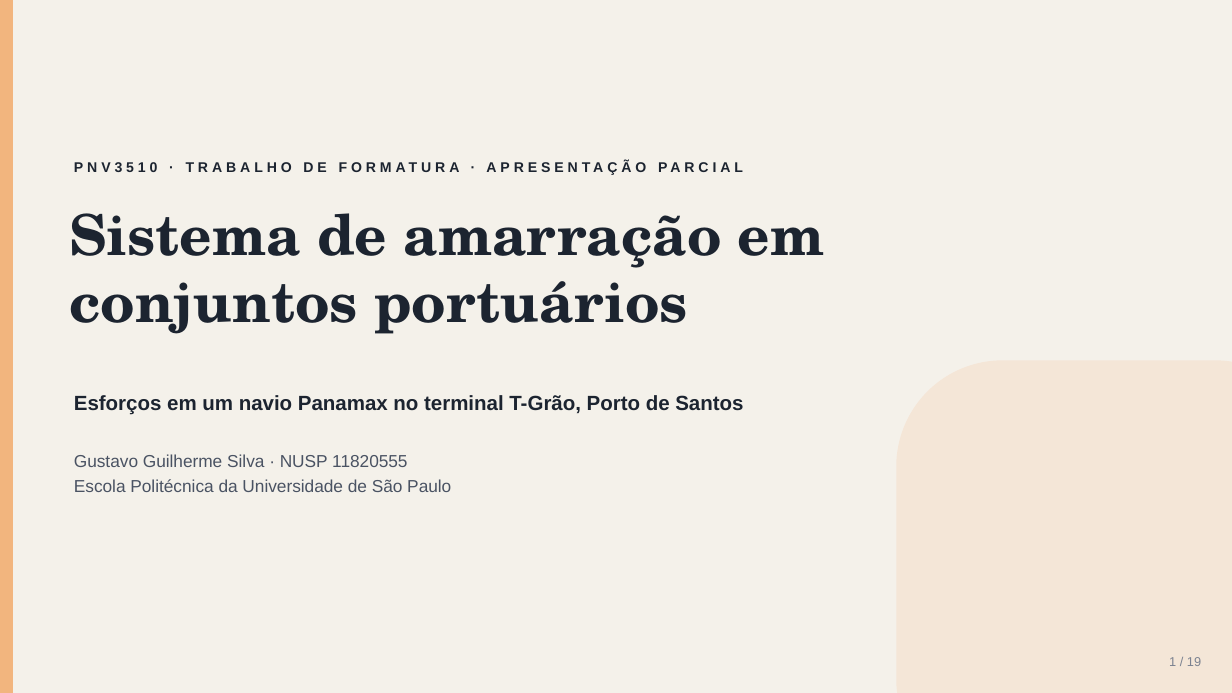
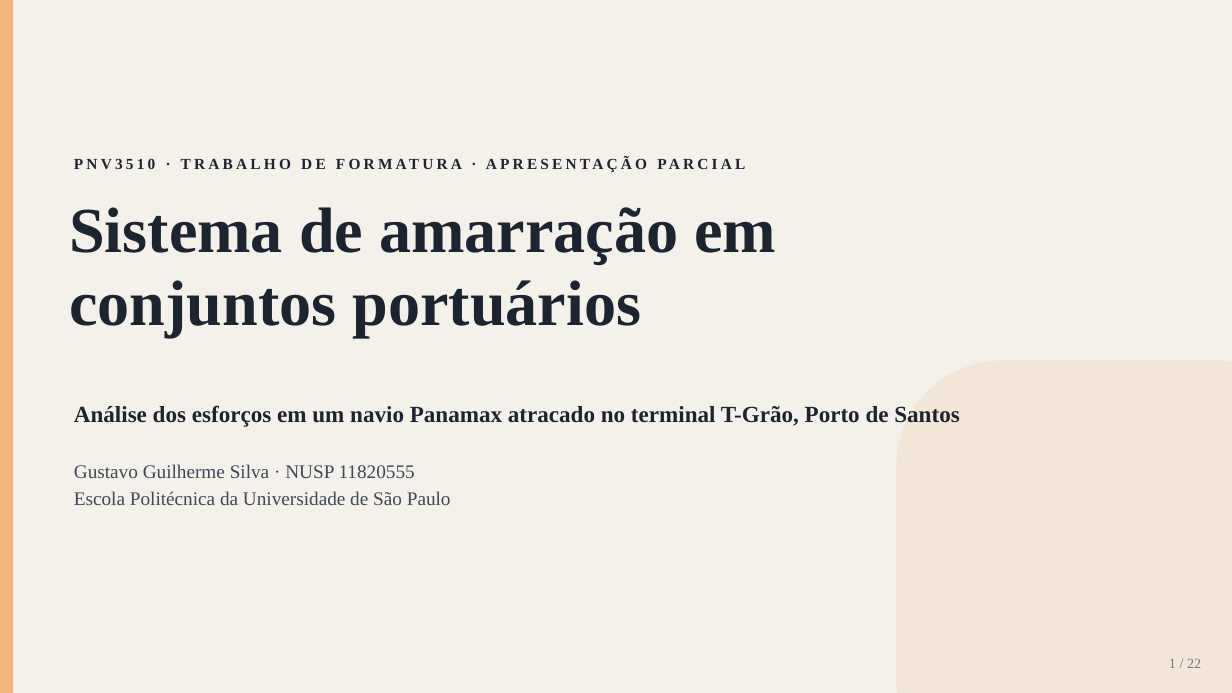
Before and after one commit to gustavogsilvaa/Apresentacao-Kiro, a slide deck: slide 1 of amarracao_v3/Apresentacao_TF_Amarracao_parcial.pptx. Drawn at 1232x693 pixels with LibreOffice and Linux fonts; fonts in the diff are those of the drawing. Boxes give left, top, right and bottom in pixels: in the first picture for what was removed or moved away, otherwise in the second. Text is boxed around its words. In the diff, an @@ line names an element or a change of style, - is before the commit and + after.

Commit message:
Aplica Times New Roman, melhora o fluxo de leitura e adiciona maré, layout do Panamax e referências

```diff
--- a/amarracao_v3/Apresentacao_TF_Amarracao_parcial.pptx
+++ b/amarracao_v3/Apresentacao_TF_Amarracao_parcial.pptx
@@ text "PNV3510 · TRABALHO DE FORMATURA ..." at bbox=[74, 152, 1091, 180]: size 11 to 12 pt, font Arial to Times New Roman, letter spacing 3 to 2.5 pt; line spacing 1.1 to 1.08 @@
@@ text "Sistema de amarração em" at bbox=[69, 207, 776, 338]: size 44 to 50 pt, font TeX Gyre Schola to Times New Roman; line spacing 1 to 0.95 @@
@@ text at bbox=[74, 405, 959, 427]: text changed; size 16 to 18 pt; font Arial to Times New Roman @@
-Esforços em um navio Panamax no terminal T-Grão, Porto de Santos
+Análise dos esforços em um navio Panamax atracado no terminal T-Grão, Porto de Santos
@@ text "Gustavo Guilherme Silva · NUSP ...": place and size @@
-text "Gustavo Guilherme Silva · NUSP ..." at bbox=[74, 454, 451, 492]
+text "Gustavo Guilherme Silva · NUSP ..." at bbox=[74, 464, 451, 505]
@@ text "Gustavo Guilherme Silva · NUSP ..." at bbox=[74, 464, 451, 505]: size 13.5 to 15 pt, font Arial to Times New Roman, text colour #4A5363 to #3F4757; line spacing 1.1 to 1.08 @@
@@ text at bbox=[1169, 659, 1201, 668]: text changed; size 10 to 11 pt; font Arial to Times New Roman; text colour #7B8290 to #6F7684 @@
-1 / 19
+1 / 22
```
Also in this commit, not shown: 18 other slides changed, 3 slides added, 11 other files.
